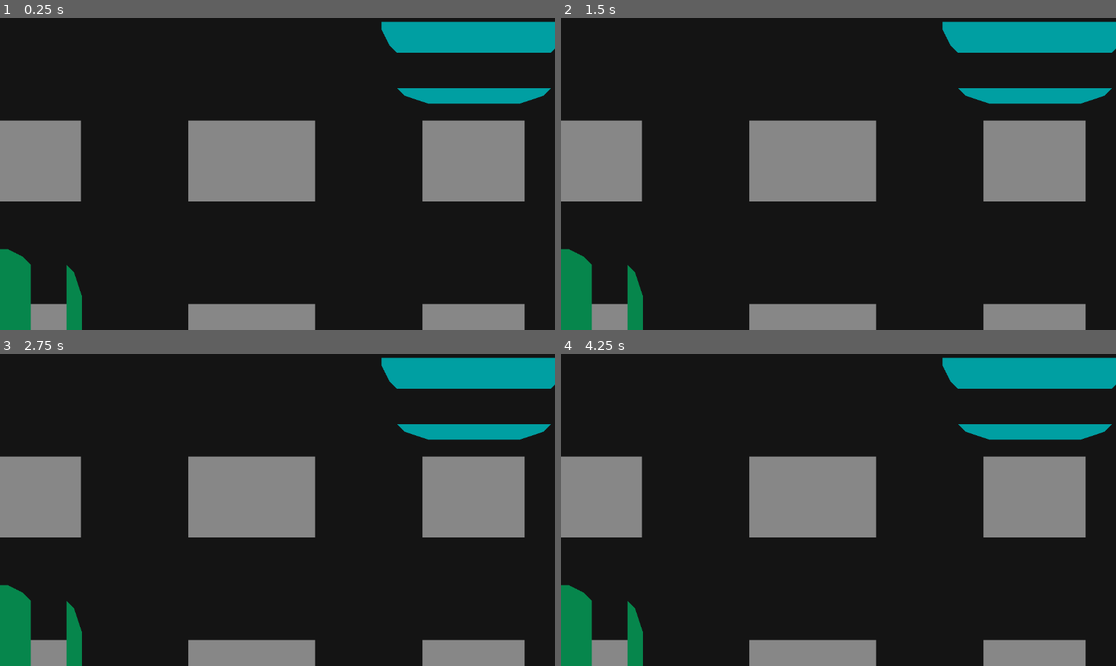
Above: before the commit, frames 1-4 (two rows, left to right).
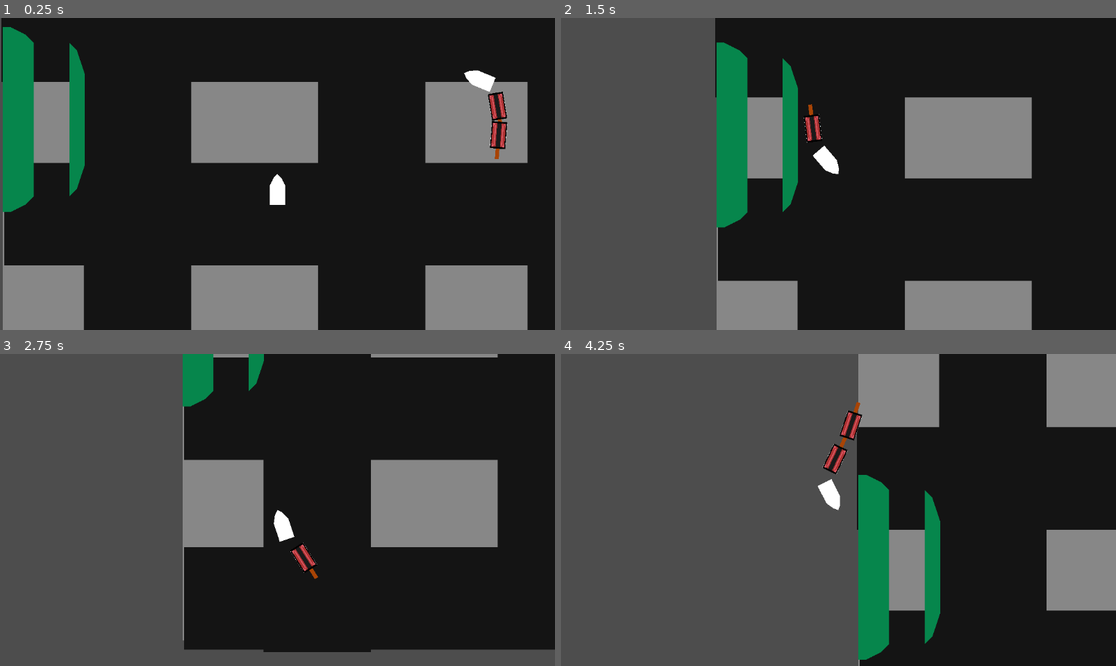
Above: after the commit, the same moments.

Repository: GodMadeEarth/Godot-Wild-Jam-59
Game: Godot game, scene res://sences/game.tscn
Same seed, same stepped clock (60 frames per second), same inputs: the game is played once before the commit and once after it.
Inputs:
- Up to frame 1 (0.25 s): no input
- Up to frame 2 (1.5 s): hold Up (ui_up) 0.53-1.28 s; hold A (Move_L) 0.53-1.28 s; tap Shift (Dash) at 0.6 s; hold Down (ui_down) from 1.28 s (still down); tap A (Move_L) at 1.35 s
- Up to frame 3 (2.75 s): tap D (Move_R) at 1.55 s; release Down (ui_down) at 2.03 s; hold Up (ui_up) from 2.03 s (still down); hold D (Move_R) from 2.03 s (still down); tap Shift (Dash) at 2.3 s
- Up to frame 4 (4.25 s): release D (Move_R) at 2.78 s; tap Shift (Dash) at 2.85 s; tap A (Move_L) at 3.05 s; release Up (ui_up) at 3.53 s; hold Down (ui_down) from 3.53 s (still down); hold A (Move_L) from 3.53 s (still down); tap D (Move_R) at 3.8 s

The runs differ from the first frame. In frame 1, 29% of the frame differs, in the area x 0-100%, y 0-100%; in frame 2, 55%; in frame 3, 51%; in frame 4, 78%.
Error before the commit: Parse Error: Identifier "is_dashing" not declared in the current scope. (res://sences/Trains/Train.gd:26)

Commit message:
Revert "Added dash to player"
This reverts commit a76968e893be58274602bb6327606d5db75700f7.

Diff:
--- a/Godot-wild-jam-59/sences/Trains/Player/player_controler.gd
+++ b/Godot-wild-jam-59/sences/Trains/Player/player_controler.gd
@@ -1,30 +1,27 @@
 extends Node2D
 @onready var train_head = $"Train head"
 
-
+# Called when the node enters the scene tree for the first time.
 func _ready():
-
 	pass # Replace with function body.
 
 
-
+# Called every frame. 'delta' is the elapsed time since the previous frame.
 func _process(delta):
 	lisen_for_controles(delta)
-
 	pass
 func lisen_for_controles(delta):
 	#Movement controls
 	if Input.is_action_pressed("Move_L"):
-		train_head.rotation_direction = -1
+		train_head.set_dir(-1)
 		train_head.rotation = train_head.rotation+(train_head.rotation_direction*train_head.rotation_speed*delta)
 	if Input.is_action_pressed("Move_R"):
-		train_head.rotation_direction = 1
+		train_head.set_dir(1)
 		train_head.rotation = train_head.rotation+(train_head.rotation_direction*train_head.rotation_speed*delta)
-
 	# Dashing
 	if Input.is_action_just_pressed("Dash"):
 		train_head.dash()
-	# Testing controles
+	# Testing controles up arrow remove cart , down arrow to add a cart
 	if Input.is_action_just_pressed("ui_down"):
 		print("made cart")
 		train_head.add_cart()
--- a/Godot-wild-jam-59/sences/Trains/Player/train.tscn
+++ b/Godot-wild-jam-59/sences/Trains/Player/train.tscn
@@ -1,22 +1,12 @@
-[gd_scene load_steps=4 format=3 uid="uid://vjoupg6f5jg0"]
+[gd_scene load_steps=3 format=3 uid="uid://vjoupg6f5jg0"]
 
 [ext_resource type="Script" path="res://sences/Trains/Player/player_controler.gd" id="1_eq25v"]
-[ext_resource type="PackedScene" uid="uid://p5b0dn2oe6xo" path="res://sences/Trains/base_train_head.tscn" id="2_q2rpj"]
+[ext_resource type="PackedScene" uid="uid://uvh015smr05p" path="res://sences/Trains/base_train_head.tscn" id="2_q2rpj"]
 
 [node name="Player Train" type="Node2D"]
 script = ExtResource("1_eq25v")
 
 [node name="Train head" parent="." instance=ExtResource("2_q2rpj")]
-speed = 300
-cart_spacing = 2
-
-[node name="Sprite2D" type="Sprite2D" parent="Train head"]
-z_index = 1
-texture_filter = 1
-position = Vector2(2.89679e-05, 34.1968)
-scale = Vector2(2.65625, 4.3504)
-texture = ExtResource("3_cpdu6")
-region_enabled = true
-region_rect = Rect2(64, 16, 16, 16)
+cart_spacing = 10
 
 [node name="Camera2D2" type="Camera2D" parent="Train head"]
--- a/Godot-wild-jam-59/sences/Trains/Train.gd
+++ b/Godot-wild-jam-59/sences/Trains/Train.gd
@@ -7,11 +7,20 @@
 var rotation_direction:= 0.0 : set = set_dir, get = get_dir
 @onready var last_cart = self
 @export var cart_spacing = 32
+
+
+var can_dash = true
+var is_dashing = false
+@export var dash_duration = 0.5
+@export var dash_cooldown = 2
+@export var dash_speed = 900
 # Called when the node enters the scene tree for the first time.
 func _ready():
 
 	pass # Replace with function body.
 
+
+# Called every frame. 'delta' is the elapsed time since the previous frame.
 func _physics_process(delta):
 	move_straight(delta)
 
@@ -19,23 +28,13 @@
 
 	var velocity = (Vector2.UP.rotated(rotation) * speed*delta)
 	rotation = rotation+(rotation_direction*rotation_speed*delta)
-#	position += velocity
-	move_and_slide()
+	position += velocity
 
 func move_straight(delta):
 	velocity = (Vector2.UP.rotated(rotation) * (speed if !is_dashing else dash_speed))
 
 	move_and_slide()
 
-func dash():
-	if can_dash and !is_dashing:
-		print("DASHING!!!")
-		can_dash = false
-		is_dashing = true
-		$dash_timer.start(dash_duration)
-		await get_tree().create_timer(dash_cooldown).timeout
-		can_dash = true
-	pass
 func add_cart():
 	var cart = train_cart.instantiate()
 	var last_cart_joint = last_cart.get_node("PinJoint2D")
@@ -61,6 +60,16 @@
 
 	pass
 
+func dash():
+	if can_dash and !is_dashing:
+		print("DASHING!!!")
+		can_dash = false
+		is_dashing = true
+		$dash_timer.start(dash_duration)
+		await get_tree().create_timer(dash_cooldown).timeout
+		can_dash = true
+	pass
+
 func set_dir(ajustment:float):
 	rotation_direction+=ajustment
 	if rotation_direction+ajustment > 1:
--- a/Godot-wild-jam-59/sences/Trains/base_train_head.tscn
+++ b/Godot-wild-jam-59/sences/Trains/base_train_head.tscn
@@ -12,13 +12,8 @@
 motion_mode = 1
 script = ExtResource("1_6jy5h")
 speed = 500
+cart_spacing = 2
 metadata/_edit_group_ = true
-
-[node name="Polygon2D2" type="Polygon2D" parent="."]
-position = Vector2(-1.74998, 76.25)
-scale = Vector2(0.28125, 0.65)
-color = Color(0.660671, 0.264992, 0.0233836, 1)
-polygon = PackedVector2Array(-7.99997, -25, -7.99997, 15, 24, 15, 24, -25)
 
 [node name="Polygon2D" type="Polygon2D" parent="."]
 position = Vector2(-8, 49)
@@ -29,7 +24,7 @@
 polygon = PackedVector2Array(-7.99997, -18, -7.99997, 7, 24, 7, 24, -18, 8.00003, -41)
 
 [node name="PinJoint2D" type="PinJoint2D" parent="."]
-position = Vector2(4.00543e-05, 72)
+position = Vector2(4.00543e-05, 66)
 node_a = NodePath("..")
 disable_collision = false
 
--- a/Godot-wild-jam-59/sences/Trains/enemies/Enemy Train.gd
+++ b/Godot-wild-jam-59/sences/Trains/enemies/Enemy Train.gd
@@ -1,14 +1,14 @@
 extends Node2D
 @onready var train_head = $"Train head"
 
-
+# Called when the node enters the scene tree for the first time.
 func _ready():
 	for i in range(2):
 		train_head.add_cart()
 	pass # Replace with function body.
 
 
-
+# Called every frame. 'delta' is the elapsed time since the previous frame.
 func _process(delta):
 	train_head.set_dir(-1)
 	train_head.rotation = train_head.rotation+(train_head.rotation_direction*train_head.rotation_speed*delta)
--- a/Godot-wild-jam-59/sences/Trains/enemies/Enemy Train.tscn
+++ b/Godot-wild-jam-59/sences/Trains/enemies/Enemy Train.tscn
@@ -1,18 +1,10 @@
-[gd_scene load_steps=4 format=3 uid="uid://bd280oct5pf2f"]
+[gd_scene load_steps=3 format=3 uid="uid://bd280oct5pf2f"]
 
 [ext_resource type="Script" path="res://sences/Trains/enemies/Enemy Train.gd" id="1_khb3y"]
-[ext_resource type="PackedScene" uid="uid://p5b0dn2oe6xo" path="res://sences/Trains/base_train_head.tscn" id="1_s8jih"]
+[ext_resource type="PackedScene" uid="uid://uvh015smr05p" path="res://sences/Trains/base_train_head.tscn" id="1_s8jih"]
+[ext_resource type="Texture2D" uid="uid://bvjdkjcitjnjl" path="res://assets/traindemo4.png" id="3_6nwjf"]
 
 [node name="Enemy Train" type="Node2D"]
 script = ExtResource("1_khb3y")
 
 [node name="Train head" parent="." instance=ExtResource("1_s8jih")]
-
-[node name="Sprite2D" type="Sprite2D" parent="Train head"]
-z_index = 1
-texture_filter = 1
-position = Vector2(0.500029, 35)
-scale = Vector2(2.4375, 4.25)
-texture = ExtResource("3_6nwjf")
-region_enabled = true
-region_rect = Rect2(96, 16, 16, 16)
--- a/Godot-wild-jam-59/sences/Trains/train_cart.tscn
+++ b/Godot-wild-jam-59/sences/Trains/train_cart.tscn
@@ -1,68 +1,35 @@
-[gd_scene load_steps=4 format=3 uid="uid://b6qeuugvibvgr"]
+[gd_scene load_steps=2 format=3 uid="uid://b6qeuugvibvgr"]
 
-[ext_resource type="Script" path="res://sences/Trains/Passengers.gd" id="1_fmbwp"]
-
-[sub_resource type="PhysicsMaterial" id="PhysicsMaterial_38t3f"]
-rough = true
-absorbent = true
-
-[sub_resource type="RectangleShape2D" id="RectangleShape2D_jf3xm"]
-size = Vector2(16, 48)
+[ext_resource type="Texture2D" uid="uid://bvjdkjcitjnjl" path="res://assets/traindemo4.png" id="1_ilhgv"]
 
 [node name="Train Car" type="RigidBody2D"]
 center_of_mass_mode = 1
-physics_material_override = SubResource("PhysicsMaterial_38t3f")
 gravity_scale = 0.0
-linear_damp = 5.0
-metadata/_edit_group_ = true
+linear_damp = 10.0
 
 [node name="Polygon2D" type="Polygon2D" parent="."]
-position = Vector2(-6.4, -15.2)
-polygon = PackedVector2Array(-9.6, -16.8, -9.6, 47.2, 22.4, 47.2, 22.4, -16.8)
+position = Vector2(-8.00003, 8)
+polygon = PackedVector2Array(-8, -8, -8, 48, 24, 48, 24, -8)
+
+[node name="Polygon2D2" type="Polygon2D" parent="."]
+position = Vector2(-2, 54.9796)
+scale = Vector2(0.25, 0.479592)
+color = Color(0.658824, 0.266667, 0.0235294, 1)
+polygon = PackedVector2Array(-8, -8, -8, 48, 24, 48, 24, -8)
 
 [node name="CollisionPolygon2D" type="CollisionPolygon2D" parent="."]
-position = Vector2(-6.4, -15.2)
-polygon = PackedVector2Array(-9.6, -16.8, -9.6, 44.2, 6.3092, 47.2, 22.4, 44.2, 22.4, -16.8)
+position = Vector2(-8.00003, 8)
+polygon = PackedVector2Array(-8, -8, -8, 48, 24, 48, 24, -8)
 
 [node name="PinJoint2D" type="PinJoint2D" parent="."]
-position = Vector2(0, 40)
+position = Vector2(0, 58)
 node_a = NodePath("..")
+disable_collision = false
 
-[node name="Area2D" type="Area2D" parent="."]
-
-[node name="CollisionShape2D" type="CollisionShape2D" parent="Area2D"]
-shape = SubResource("RectangleShape2D_jf3xm")
-
-[node name="Passengers" type="Node2D" parent="."]
-script = ExtResource("1_fmbwp")
-
-[node name="Polygon2D2" type="Polygon2D" parent="Passengers"]
-visible = false
-polygon = PackedVector2Array(-16, -5, -12, -4, -11, 0, -12, 4, -16, 5, -20, 4, -21, 0, -20, -4)
-
-[node name="Polygon2D3" type="Polygon2D" parent="Passengers"]
-visible = false
-position = Vector2(32, 0)
-polygon = PackedVector2Array(-16, -5, -12, -4, -11, 0, -12, 4, -16, 5, -20, 4, -21, 0, -20, -4)
-
-[node name="Polygon2D4" type="Polygon2D" parent="Passengers"]
-visible = false
-position = Vector2(32, 16)
-polygon = PackedVector2Array(-16, -5, -12, -4, -11, 0, -12, 4, -16, 5, -20, 4, -21, 0, -20, -4)
-
-[node name="Polygon2D5" type="Polygon2D" parent="Passengers"]
-visible = false
-position = Vector2(0, 16)
-polygon = PackedVector2Array(-16, -5, -12, -4, -11, 0, -12, 4, -16, 5, -20, 4, -21, 0, -20, -4)
-
-[node name="Polygon2D6" type="Polygon2D" parent="Passengers"]
-visible = false
-position = Vector2(0, -16)
-polygon = PackedVector2Array(-16, -5, -12, -4, -11, 0, -12, 4, -16, 5, -20, 4, -21, 0, -20, -4)
-
-[node name="Polygon2D7" type="Polygon2D" parent="Passengers"]
-visible = false
-position = Vector2(32, -16)
-polygon = PackedVector2Array(-16, -5, -12, -4, -11, 0, -12, 4, -16, 5, -20, 4, -21, 0, -20, -4)
-
-[connection signal="area_entered" from="Area2D" to="Passengers" method="_on_area_2d_area_entered"]
+[node name="Sprite2D" type="Sprite2D" parent="."]
+texture_filter = 1
+position = Vector2(-1.54972e-06, 28)
+scale = Vector2(2.25, 3.5)
+texture = ExtResource("1_ilhgv")
+region_enabled = true
+region_rect = Rect2(64, 32, 16, 16)
Not shown: 1 places in Godot-wild-jam-59/sences/Trains/base_train_head.tscn that only renumber resources
Not shown: 1 places in Godot-wild-jam-59/sences/game.tscn that only renumber resources
Not shown: 1 places in Godot-wild-jam-59/sences/train_station.tscn that only renumber resources
